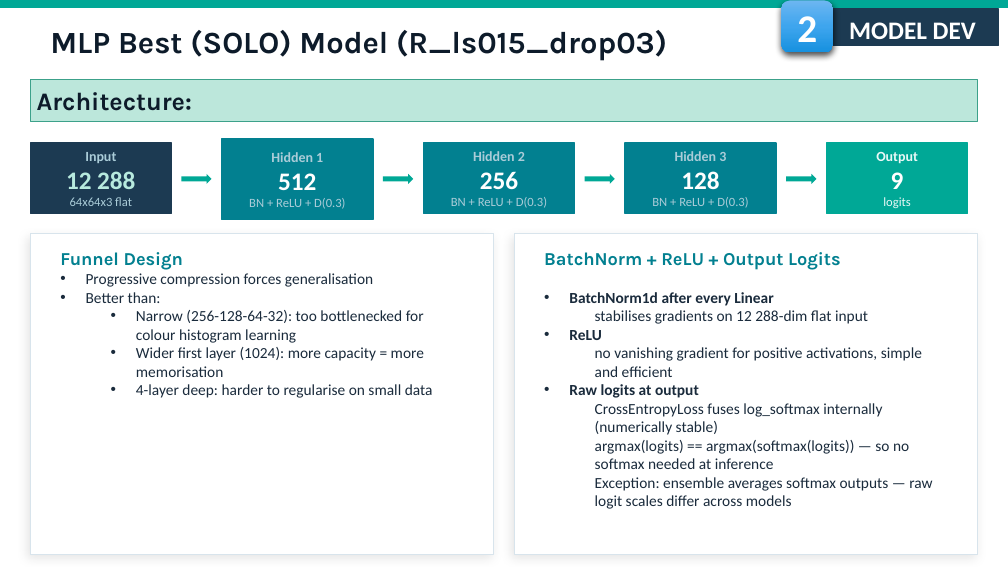
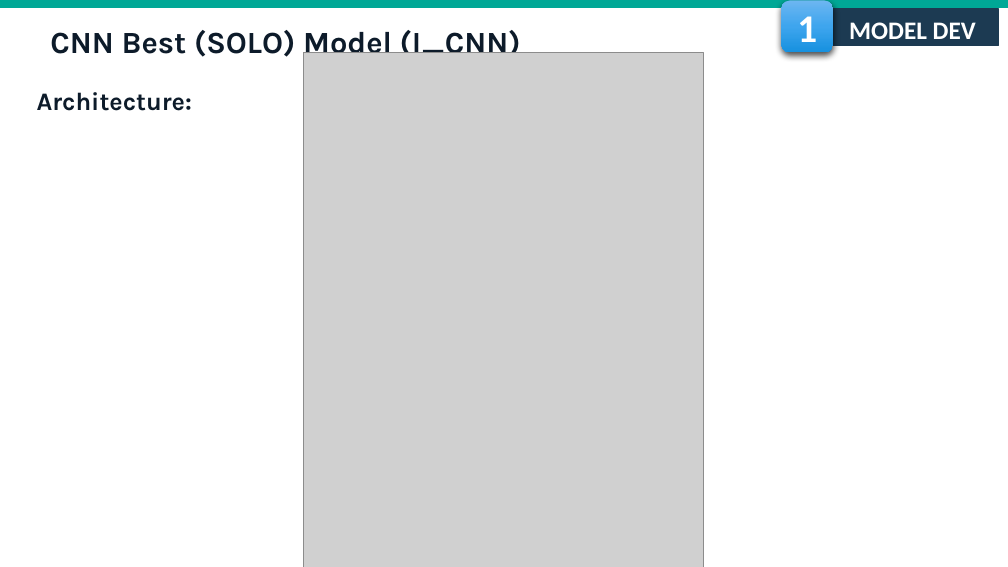
Before and after one commit to fmssilva/DL_Proj, a slide deck: slide 5 of assignment_1/task2/Task2_report.pptx (slide 13 before the commit). Drawn at 1008x567 pixels with LibreOffice and Linux fonts; fonts in the diff are those of the drawing; grey boxes stand for pictures; background and template pictures are left out. Boxes give left, top, right and bottom in pixels: in the first picture for what was removed or moved away, otherwise in the second. Text is boxed around its words. In the diff, an @@ line names an element or a change of style, - is before the commit and + after.

```diff
--- a/assignment_1/task2/Task2_report.pptx
+++ b/assignment_1/task2/Task2_report.pptx
@@ text at bbox=[50, 26, 521, 61]: text changed @@
-MLP Best (SOLO) Model (R_ls015_drop03)
+CNN Best (SOLO) Model (I_CNN)
@@ text in rounded rectangle at bbox=[797, 16, 817, 52]: text changed @@
-2
+1
@@ picture added at bbox=[303, 52, 704, 567] @@
@@ text "Architecture:": place and size @@
-text "Architecture:" at bbox=[30, 80, 978, 122]
+text "Architecture:" at bbox=[37, 92, 192, 111]
@@ text "Architecture:" at bbox=[37, 92, 192, 111]: fill #BDE8DB to none; outline #3CA28B 0.75 pt to none @@
@@ rectangle removed at bbox=[30, 143, 171, 214] @@
-Input
-12 288
-64x64x3 flat
@@ rectangle removed at bbox=[222, 139, 373, 220] @@
-Hidden 1
-512
-BN + ReLU + D(0.3)
@@ rectangle removed at bbox=[423, 143, 575, 214] @@
-Hidden 2
-256
-BN + ReLU + D(0.3)
@@ rectangle removed at bbox=[625, 143, 776, 214] @@
-Hidden 3
-128
-BN + ReLU + D(0.3)
@@ rectangle removed at bbox=[827, 143, 968, 214] @@
-Output
-9
-logits
@@ right arrow removed at bbox=[181, 174, 212, 184] @@
@@ right arrow removed at bbox=[383, 174, 413, 184] @@
@@ right arrow removed at bbox=[585, 174, 615, 184] @@
@@ right arrow removed at bbox=[786, 174, 816, 184] @@
@@ rectangle removed at bbox=[30, 234, 494, 554] @@
@@ rectangle removed at bbox=[514, 234, 978, 554] @@
@@ text removed at bbox=[60, 252, 433, 398] @@
-Funnel Design
-• Progressive compression forces generalisation
-• Better than:
-  • Narrow (256-128-64-32): too bottlenecked for colour histogram learning
-  • Wider first layer (1024): more capacity = more memorisation
-  • 4-layer deep: harder to regularise on small data
@@ text removed at bbox=[544, 252, 932, 509] @@
-BatchNorm + ReLU + Output Logits
-• BatchNorm1d after every Linear
-  stabilises gradients on 12 288-dim flat input
-• ReLU
-  no vanishing gradient for positive activations, simple and efficient
-• Raw logits at output
-  CrossEntropyLoss fuses log_softmax internally (numerically stable)
-  argmax(logits) == argmax(softmax(logits)) — so no softmax needed at inference
-  Exception: ensemble averages softmax outputs — raw logit scales differ across models
```
Also in this commit, not shown: 21 other slides changed, 4 slides added, 7 slides removed.
